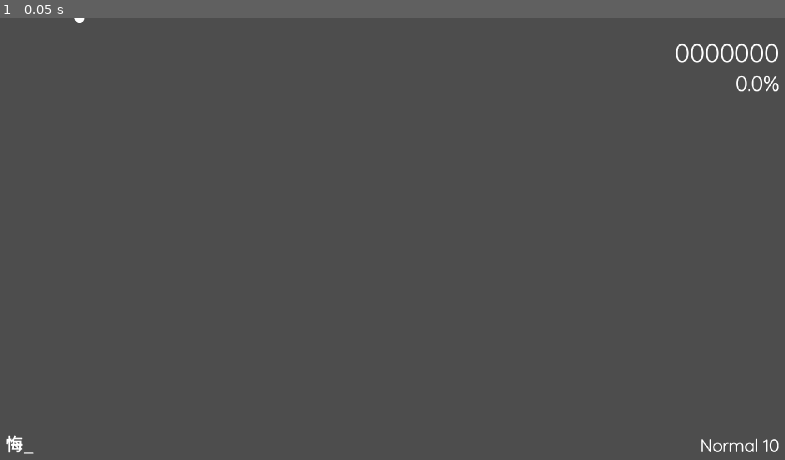
Above: before the commit, frame 1.
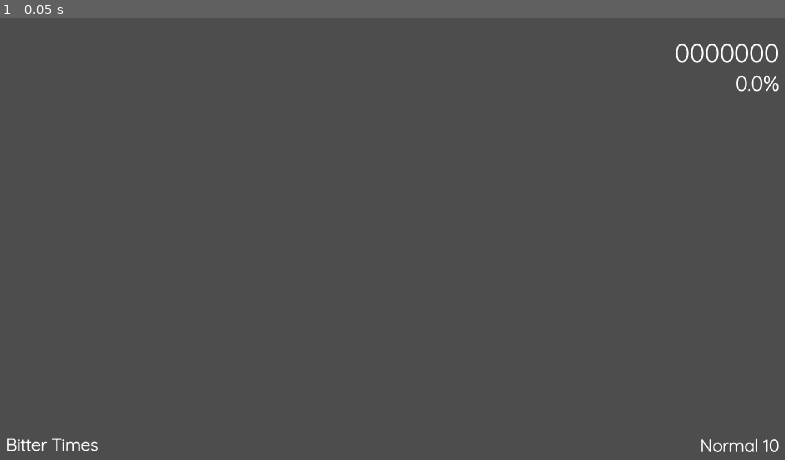
Above: after the commit, the same moment.

Repository: thevisixn/project-clockwise-r
Game: Godot game, scene res://resource-media/assets/scenes/playfield.tscn
The game is run twice, just before and just after one commit, with the same random seed, the same clock (stepped at 60 frames per second) and the same inputs. This scene is started directly instead of the project's main scene.
Inputs:
- Up to frame 1 (0.05 s): no input

The runs differ from the first frame. In frame 1, 0.2% of the frame differs, in the area x 0-13%, y 0-99%.

Commit message:
add event csv control in gameplay

Diff:
--- a/chrono-r/resource-media/assets/scenes/playfield.tscn
+++ b/chrono-r/resource-media/assets/scenes/playfield.tscn
@@ -30,10 +30,10 @@
 font_size = 50
 outline_size = 3
 
-[node name="Playfield" type="Node2D"]
+[node name="Playfield" type="Node2D" unique_id=1422169347]
 scale = Vector2(0.3, 0.3)
 
-[node name="RhythmCircle" type="RhythmCircle" parent="."]
+[node name="RhythmCircle" type="RhythmCircle" parent="." unique_id=426401675]
 tex_single = ExtResource("1_dc4le")
 tex_reverse = ExtResource("2_mge1i")
 tex_overclock = ExtResource("2_mge1i")
@@ -44,8 +44,10 @@
 visible_window = 1.0
 tex_hold_cap = ExtResource("1_dc4le")
 hit_effect_scene = ExtResource("7_xssgh")
+tex_center_cap = ExtResource("4_rpov8")
+visible = false
 
-[node name="RhythmGameController" type="RhythmGameController" parent="." node_paths=PackedStringArray("accuracy_label", "title_label", "difficulty_label", "score_label")]
+[node name="RhythmGameController" type="RhythmGameController" parent="." unique_id=1770906535 node_paths=PackedStringArray("accuracy_label", "title_label", "difficulty_label", "score_label")]
 accuracy_label = NodePath("../CanvasLayer/AccuracyLabel")
 title_label = NodePath("../CanvasLayer/TitleLabel")
 difficulty_label = NodePath("../CanvasLayer/DiffLabel")
@@ -60,6 +62,7 @@
 tex_overheat = ExtResource("2_mge1i")
 tex_line = ExtResource("1_0cyf1")
 tex_anomaly = ExtResource("1_dc4le")
+tex_center_cap = ExtResource("4_rpov8")
 user_audio_offset = 0.042
 sfx_single = ExtResource("5_7ljjp")
 sfx_hold = ExtResource("6_3s18r")
@@ -78,20 +81,11 @@
 sfx_all_tuned = ExtResource("10_pu6bo")
 sfx_full_adjusted = ExtResource("11_5kvcy")
 sfx_tuning_finish = ExtResource("12_khvcg")
+circle_lookahead_beats = 12.0
 
-[node name="dot2" type="Sprite2D" parent="."]
-z_index = 25
-position = Vector2(693, 0)
-texture = ExtResource("10_3s18r")
+[node name="CanvasLayer" type="CanvasLayer" parent="." unique_id=275711810]
 
-[node name="dot" type="Sprite2D" parent="."]
-z_index = 25
-position = Vector2(-693, 0)
-texture = ExtResource("10_3s18r")
-
-[node name="CanvasLayer" type="CanvasLayer" parent="."]
-
-[node name="ScoreLabel" type="Label" parent="CanvasLayer"]
+[node name="ScoreLabel" type="Label" parent="CanvasLayer" unique_id=1097435522]
 anchors_preset = 1
 anchor_left = 1.0
 anchor_right = 1.0
@@ -104,7 +98,7 @@
 label_settings = SubResource("LabelSettings_khvcg")
 horizontal_alignment = 2
 
-[node name="TitleLabel" type="Label" parent="CanvasLayer"]
+[node name="TitleLabel" type="Label" parent="CanvasLayer" unique_id=765793917]
 anchors_preset = 2
 anchor_top = 1.0
 anchor_bottom = 1.0
@@ -113,11 +107,11 @@
 offset_right = 911.0
 offset_bottom = -28.0
 grow_vertical = 0
-text = "悔_"
+text = "Bitter Times"
 label_settings = SubResource("LabelSettings_8ok3a")
 vertical_alignment = 2
 
-[node name="DiffLabel" type="Label" parent="CanvasLayer"]
+[node name="DiffLabel" type="Label" parent="CanvasLayer" unique_id=77985280]
 anchors_preset = 3
 anchor_left = 1.0
 anchor_top = 1.0
@@ -134,7 +128,7 @@
 horizontal_alignment = 2
 vertical_alignment = 2
 
-[node name="AccuracyLabel" type="Label" parent="CanvasLayer"]
+[node name="AccuracyLabel" type="Label" parent="CanvasLayer" unique_id=807018222]
 anchors_preset = 1
 anchor_left = 1.0
 anchor_right = 1.0
--- a/chrono-r/resource-media/map/demo-map/hui/Template-ChronoR-BeatMap-hui.csv
+++ b/chrono-r/resource-media/map/demo-map/hui/Template-ChronoR-BeatMap-hui.csv
@@ -9,6 +9,7 @@
 Description,just demo,,,,,,
 Note Data,,,,OC/OH Multiplier,Time Signature,,
 Beat,Lane,Circle,Note Type,BPM/Rev-Hold Value,Numerator,Denominator,HoldNote-Time
+0,0,1,hide,,,,
 6,0,0,overheat,0.5,,,
 7,0,0,single,,,,
 8,1,0,single,,,,
@@ -74,6 +75,7 @@
 66,0,0,single,,,,
 66.5,0,0,single,,,,
 67,1,0,single,,,,
+68,0,1,show,,,,
 68,0,0,overclock,2,,,
 68.5,0,0,single,,,,
 69,1,0,single,,,,
@@ -88,6 +90,7 @@
 72,1,1,single,,,,
 72.5,0,1,single,,,,
 73.5,1,1,single,,,,
+74,0,0,hide,,,,
 74,0,1,single,,,,
 76,1,1,single,,,,
 77,1,1,single,,,,
@@ -141,6 +144,7 @@
 123,1,1,single,,,,
 123.5,0,1,single,,,,
 124.5,0,1,single,,,,
+125,0,0,show,,,,
 125,0,1,single,,,,
 126,0,1,single,,,,
 127,1,1,single,,,,
@@ -160,6 +164,7 @@
 134.25,0,0,single,,,,
 134.5,1,0,single,,,,
 134.75,1,0,single,,,,
+135,1,1,hide,,,,
 135,1,0,single,,,,
 135.5,0,0,single,,,,
 136,1,0,single,,,,
@@ -304,6 +309,8 @@
 197.5,0,0,single,,,,
 198,1,0,single,,,,
 198.5,0,0,single,,,,
+199,0,0,hide,,,,
+202,0,1,show,,,,
 206,0,0,single,,,,
 207,1,1,overheat,0.5,,,
 209.5,0,1,single,,,,
@@ -359,6 +366,7 @@
 263,1,1,single,,,,
 264.5,0,1,single,,,,
 266,1,1,single,,,,
+266.5,0,0,show,,,,
 266.5,0,1,single,,,,
 268,0,1,overclock,2,,,
 268.5,0,1,single,,,,
@@ -371,6 +379,7 @@
 270.5,0,1,single,,,,
 270.75,1,1,single,,,,
 271,1,0,reverse,1,,,
+272.5,0,1,hide,,,,
 272.5,0,0,single,,,,
 273.5,0,0,single,,,,
 274,0,0,single,,,,
@@ -412,6 +421,7 @@
 299.5,0,0,single,,,,
 300,1,0,single,,,,
 300.5,0,0,single,,,,
+301,0,1,show,,,,
 301,0,0,single,,,,
 301.25,1,0,single,,,,
 301.5,1,0,single,,,,
Not shown: 1 places in chrono-r/resource-media/assets/scenes/playfield.tscn that only renumber resources
Not shown, changed: source-code/src/BeatmapStructs.h
Not shown, changed: source-code/src/RhythmCircle.cpp
Not shown, changed: source-code/src/RhythmCircle.h
Not shown, changed: source-code/src/RhythmGameController.cpp
Not shown, changed: source-code/src/RhythmGameController.h
Not shown, changed: source-code/src/SongSelectController.cpp
